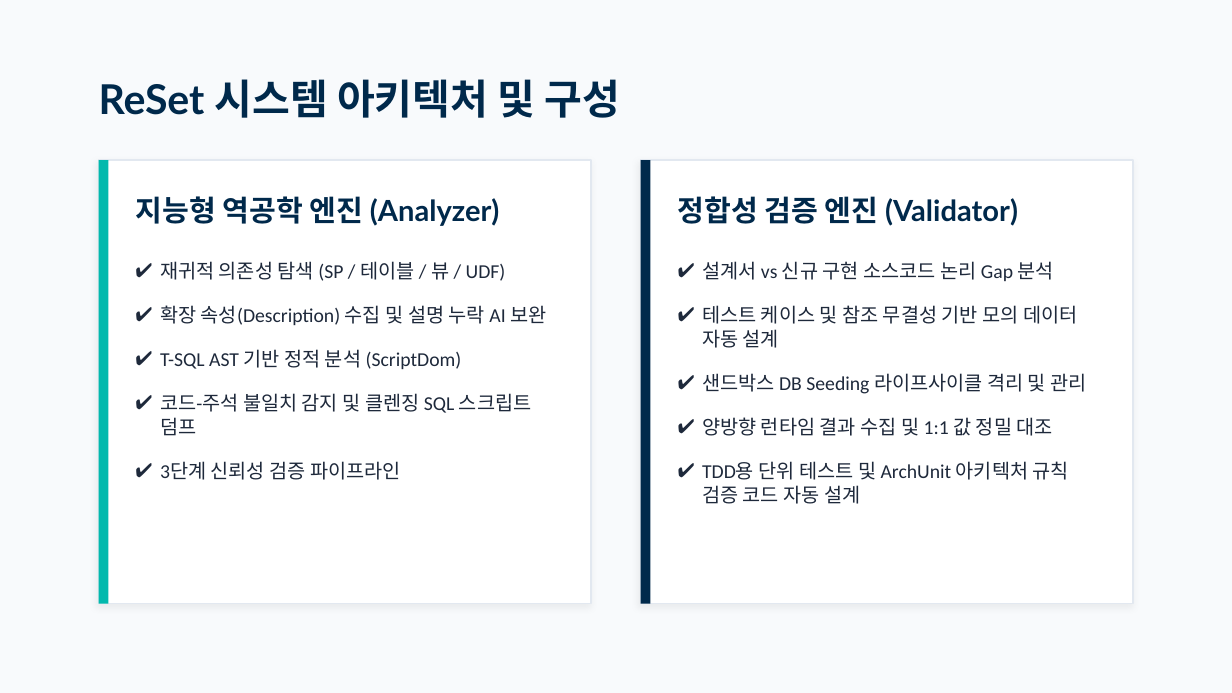
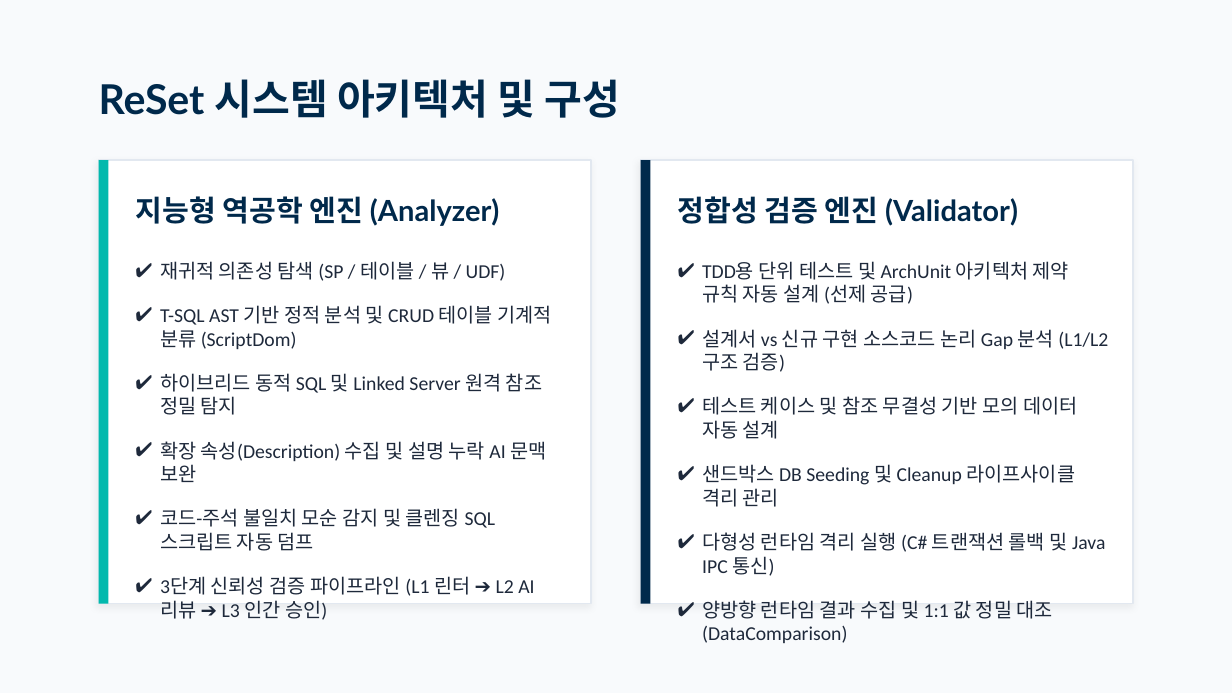
Before and after one commit to moondae815/ReSet, a slide deck: slide 3 of docs/ReSet_Presentation.pptx. Drawn at 1232x693 pixels with LibreOffice and Linux fonts; fonts in the diff are those of the drawing. Boxes give left, top, right and bottom in pixels: in the first picture for what was removed or moved away, otherwise in the second. Text is boxed around its words. In the diff, an @@ line names an element or a change of style, - is before the commit and + after.

```diff
--- a/docs/ReSet_Presentation.pptx
+++ b/docs/ReSet_Presentation.pptx
@@ text at [702, 261, 1108, 372]: text changed @@
-✔ 설계서 vs 신규 구현 소스코드 논리 Gap 분석
+✔ TDD용 단위 테스트 및 ArchUnit 아키텍처 제약 규칙 자동 설계 (선제 공급)
+✔ 설계서 vs 신규 구현 소스코드 논리 Gap 분석 (L1/L2 구조 검증)
@@ text at [160, 305, 551, 620]: text changed @@
-✔ 확장 속성(Description) 수집 및 설명 누락 AI 보완
-✔ T-SQL AST 기반 정적 분석 (ScriptDom)
-✔ 코드-주석 불일치 감지 및 클렌징 SQL 스크립트 덤프
-✔ 3단계 신뢰성 검증 파이프라인
+✔ T-SQL AST 기반 정적 분석 및 CRUD 테이블 기계적 분류 (ScriptDom)
+✔ 하이브리드 동적 SQL 및 Linked Server 원격 참조 정밀 탐지
+✔ 확장 속성(Description) 수집 및 설명 누락 AI 문맥 보완
+✔ 코드-주석 불일치 모순 감지 및 클렌징 SQL 스크립트 자동 덤프
+✔ 3단계 신뢰성 검증 파이프라인 (L1 린터 ➔ L2 AI리뷰 ➔ L3 인간 승인)
@@ text at [702, 464, 1105, 643]: text changed @@
-✔ 샌드박스 DB Seeding 라이프사이클 격리 및 관리
-✔ 양방향 런타임 결과 수집 및 1:1 값 정밀 대조
-✔ TDD용 단위 테스트 및 ArchUnit 아키텍처 규칙 검증 코드 자동 설계
+✔ 샌드박스 DB Seeding 및 Cleanup 라이프사이클 격리 관리
+✔ 다형성 런타임 격리 실행 (C# 트랜잭션 롤백 및 Java IPC 통신)
+✔ 양방향 런타임 결과 수집 및 1:1 값 정밀 대조 (DataComparison)
```
